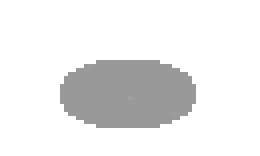
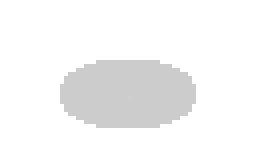
Revision of a layered (260, 156) image; what changed, layer by layer:
"Capa 1": opacity 40% → 20% over [60, 60, 196, 128]
